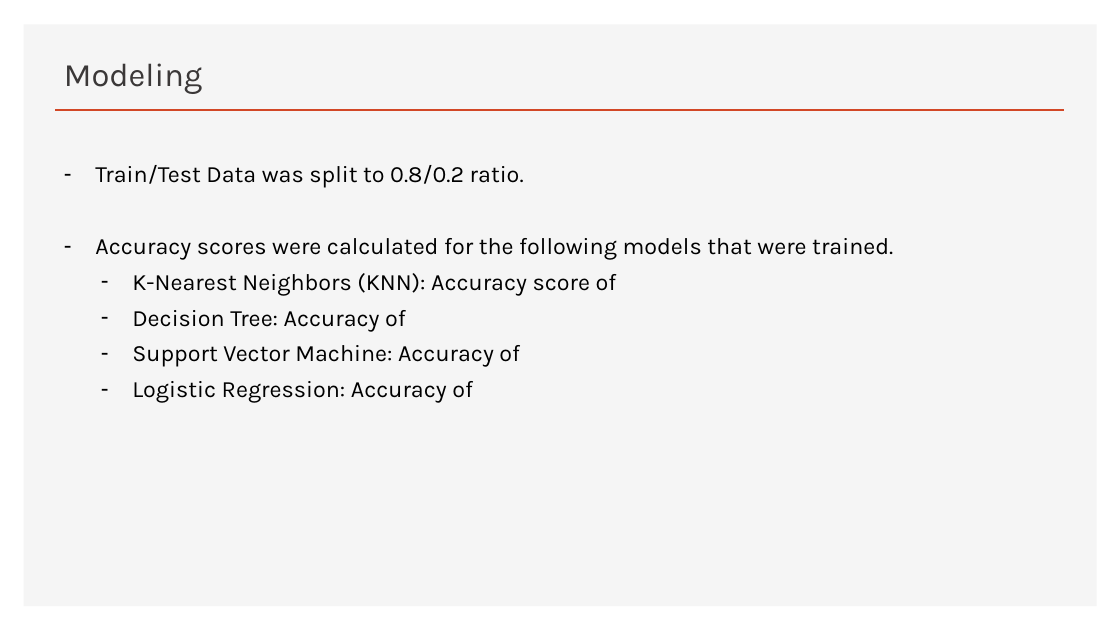
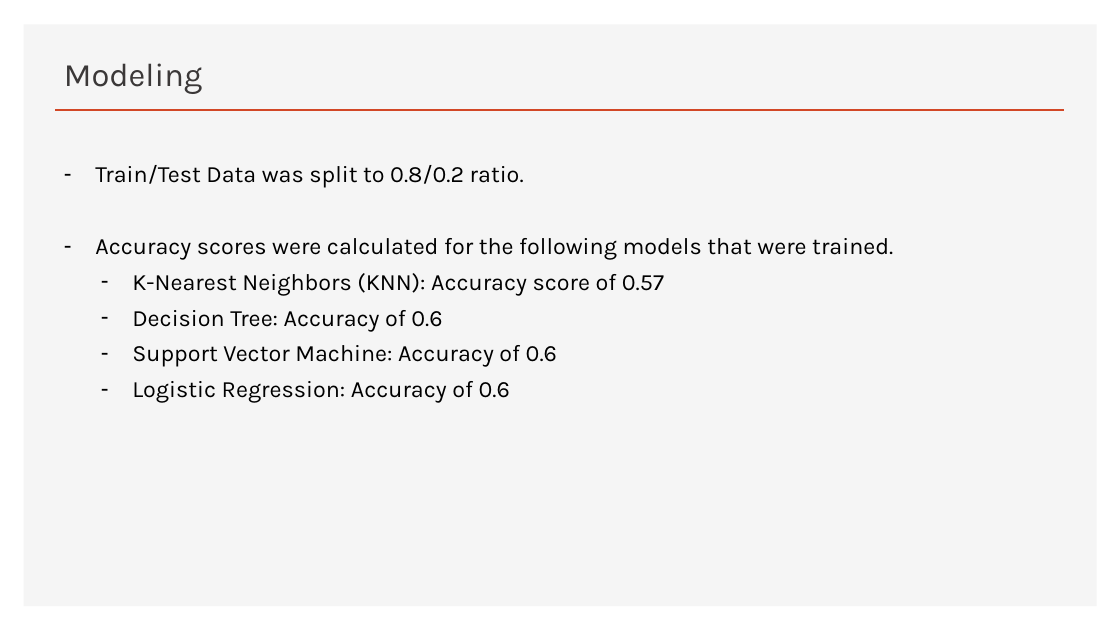
Before and after one commit to Boudakian/DS-Capstone-Project, a slide deck: slide 9 of IBM Data Science Capstone - Presentation.pptx. Drawn at 1120x630 pixels with LibreOffice and Linux fonts; fonts in the diff are those of the drawing; background and template pictures are left out. Boxes give left, top, right and bottom in pixels: in the first picture for what was removed or moved away, otherwise in the second. Text is boxed around its words. In the diff, an @@ line names an element or a change of style, - is before the commit and + after.

Commit message:
Updated Presentation

```diff
--- a/IBM Data Science Capstone - Presentation.pptx
+++ b/IBM Data Science Capstone - Presentation.pptx
@@ text at [132,273,664,403]: text changed @@
-  – K-Nearest Neighbors (KNN): Accuracy score of
-  – Decision Tree: Accuracy of
-  – Support Vector Machine: Accuracy of
-  – Logistic Regression: Accuracy of
+  – K-Nearest Neighbors (KNN): Accuracy score of 0.57
+  – Decision Tree: Accuracy of 0.6
+  – Support Vector Machine: Accuracy of 0.6
+  – Logistic Regression: Accuracy of 0.6
```
